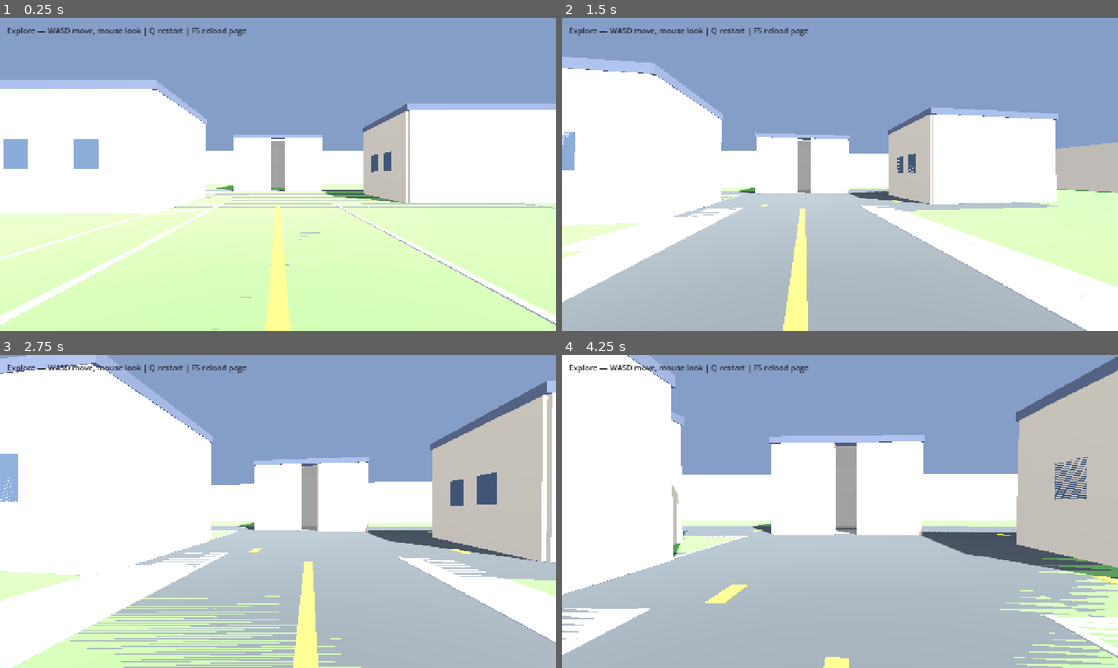
Above: before the commit, frames 1-4 (two rows, left to right).
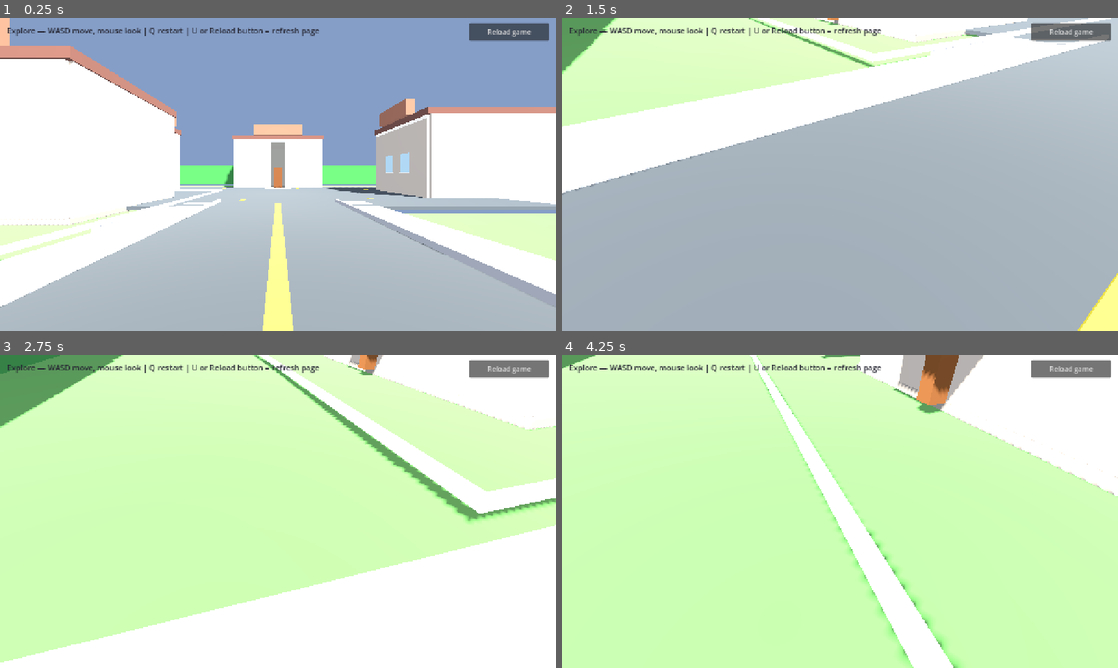
Above: after the commit, the same moments.

Repository: laim-1/LasVegas
Game: Godot game, scene res://scenes/main.tscn
Same seed, same stepped clock (60 frames per second), same inputs: the game is played once before the commit and once after it.
Inputs (mouse positions are in pixels of both pictures, inside the frame that each line leads up to):
- Up to frame 1 (0.25 s): no input
- Up to frame 2 (1.5 s): click (1073, 30) at 0.5 s, where only the run after the commit has a clickable "Reload game"; tap Enter at 1.25 s; move the mouse to (867, 174) at 1.27 s; hold W (move_forward) from 1.28 s (still down); click (867, 174) at 1.42 s
- Up to frame 3 (2.75 s): keep holding W (move_forward); move the mouse to (250, 511) at 2.02 s; click (250, 511) at 2.17 s
- Up to frame 4 (4.25 s): keep holding W (move_forward); move the mouse to (851, 505) at 2.77 s; click (851, 505) at 2.92 s; move the mouse to (834, 517) at 3.52 s; click (834, 517) at 3.67 s

The runs differ from the first frame. In frame 1, 49% of the frame differs, in the area x 0-100%, y 0-100%; in frame 2, 71%; in frame 3, 95%; in frame 4, 97%.

Commit message:
Add Chromebook-friendly reload and fix map visuals
Raise pavement above grass to stop overlap, improve houses with trim and porches, and add U key plus in-game Reload button for web play.

Co-authored-by: Cursor <cursoragent@cursor.com>

Diff:
--- a/godot/project.godot
+++ b/godot/project.godot
@@ -55,7 +55,8 @@
 }
 reload_page={
 "deadzone": 0.5,
-"events": [Object(InputEventKey,"resource_local_to_scene":fa …(140 unchanged characters)… d":false,"keycode":0,"physical_keycode":4194334,"key_label":0,"unicode":0,"location":0,"echo":false,"script":null)
+"events": [Object(InputEventKey,"resource_local_to_scene":fa …(140 unchanged characters)… d":false,"keycode":0,"physical_keycode":85,"key_label":0,"unicode":0,"location":0,"echo":false,"script":null)
+, Object(InputEventKey,"resource_local_to_scene":false,"resource_name":"","device":-1,"window_id":0,"alt_pressed":false,"shift_pressed":false,"ctrl_pressed":false,"meta_pressed":false,"pressed":false,"keycode":0,"physical_keycode":4194334,"key_label":0,"unicode":0,"location":0,"echo":false,"script":null)
 ]
 }
 
--- a/godot/scenes/main.tscn
+++ b/godot/scenes/main.tscn
@@ -88,13 +88,27 @@
 anchor_bottom = 1.0
 grow_horizontal = 2
 grow_vertical = 2
-mouse_filter = 2
+mouse_filter = 1
+
+[node name="ReloadButton" type="Button" parent="UI/HUD"]
+layout_mode = 1
+anchors_preset = 1
+anchor_left = 1.0
+anchor_right = 1.0
+offset_left = -200.0
+offset_top = 12.0
+offset_right = -16.0
+offset_bottom = 52.0
+grow_horizontal = 0
+mouse_filter = 0
+theme_override_font_sizes/font_size = 16
+text = "Reload game"
 
 [node name="StatusLabel" type="Label" parent="UI/HUD"]
 layout_mode = 0
 offset_left = 16.0
 offset_top = 16.0
-offset_right = 900.0
+offset_right = 1060.0
 offset_bottom = 48.0
 theme_override_colors/font_color = Color(0.15, 0.15, 0.2, 1)
 theme_override_font_sizes/font_size = 18
--- a/godot/scripts/game_manager.gd
+++ b/godot/scripts/game_manager.gd
@@ -43,6 +43,10 @@
 		mode = Mode.DEAD
 
 
+func reload_from_ui() -> void:
+	_reload_web_page()
+
+
 func _reload_web_page() -> void:
 	if OS.has_feature("web"):
 		if JavaScriptBridge.eval("typeof window.reloadLasVegasGame === 'function'", true):
@@ -64,7 +68,7 @@
 
 func get_status_text() -> String:
 	if EXPLORE_MODE:
-		return "Explore — WASD move, mouse look | Q restart | F5 reload page"
+		return "Explore — WASD move, mouse look | Q restart | U or Reload button = refresh page"
 	match mode:
 		Mode.PLAYING:
 			var remaining := maxf(0.0, 30.0 - elapsed_seconds)
--- a/godot/scripts/level.gd
+++ b/godot/scripts/level.gd
@@ -8,10 +8,11 @@
 const COL_ASPHALT := Color(0.22, 0.24, 0.26)
 const COL_SIDEWALK := Color(0.55, 0.56, 0.58)
 const COL_GRASS := Color(0.28, 0.45, 0.25)
-const COL_WALL_FAKE := Color(0.62, 0.58, 0.52)
-const COL_WALL_REAL := Color(0.68, 0.55, 0.48)
-const COL_ROOF := Color(0.25, 0.28, 0.35)
-const COL_WINDOW := Color(0.2, 0.25, 0.32)
+const COL_WALL_FAKE := Color(0.58, 0.54, 0.5)
+const COL_WALL_REAL := Color(0.72, 0.62, 0.52)
+const COL_ROOF := Color(0.32, 0.22, 0.2)
+const COL_ROOF_TRIM := Color(0.45, 0.3, 0.25)
+const COL_WINDOW := Color(0.55, 0.7, 0.82)
 const COL_YELLOW_LINE := Color(0.85, 0.75, 0.2)
 const COL_TREE_TRUNK := Color(0.35, 0.22, 0.12)
 const COL_TREE_CANOPY := Color(0.2, 0.42, 0.22)
@@ -19,14 +20,22 @@
 const COL_INTERIOR_FLOOR := Color(0.4, 0.38, 0.35)
 const COL_INTERIOR_WALL := Color(0.5, 0.48, 0.44)
 const COL_CURB := Color(0.48, 0.49, 0.52)
-
-const FLOOR_Y := -0.05
-const FLOOR_THICK := 0.1
-const WALL_Y0 := 0.0
-const WALL_H := 5.0
-const WALL_T := 0.25
-
-# Facing: which world direction the front (door) wall faces.
+const COL_FOUNDATION := Color(0.42, 0.4, 0.38)
+const COL_TRIM := Color(0.88, 0.86, 0.82)
+const COL_DOOR := Color(0.32, 0.2, 0.12)
+const COL_HEDGE := Color(0.18, 0.38, 0.2)
+
+# Grass sits lower; pavement sits on top so they never z-fight.
+const GRASS_Y := -0.14
+const GRASS_THICK := 0.1
+const PAVE_Y := 0.02
+const PAVE_THICK := 0.12
+const GROUND_TOP := PAVE_Y + PAVE_THICK
+
+const WALL_Y0 := GROUND_TOP
+const WALL_H := 5.2
+const WALL_T := 0.28
+
 enum HouseFacing { PLUS_Z, MINUS_Z, PLUS_X, MINUS_X }
 
 var _real_house_center := Vector3.ZERO
@@ -66,9 +75,14 @@
 	add_child(body)
 
 
-func _add_flat_floor(x0: float, z0: float, x1: float, z1: float, color: Color) -> void:
-	var y1 := FLOOR_Y + FLOOR_THICK
-	_add_box(Vector3(x0, FLOOR_Y, z0), Vector3(x1, y1, z1), color)
+func _add_grass(x0: float, z0: float, x1: float, z1: float) -> void:
+	var y1 := GRASS_Y + GRASS_THICK
+	_add_box(Vector3(x0, GRASS_Y, z0), Vector3(x1, y1, z1), COL_GRASS)
+
+
+func _add_pavement(x0: float, z0: float, x1: float, z1: float, color: Color) -> void:
+	var y1 := PAVE_Y + PAVE_THICK
+	_add_box(Vector3(x0, PAVE_Y, z0), Vector3(x1, y1, z1), color)
 
 
 func _add_wall_segment(
@@ -81,8 +95,6 @@
 		door_center: float = INF,
 		door_half_width: float = 0.0
 ) -> void:
-	# axis "x": wall at constant x=fixed, spans z from span_a0 to span_a1, thickness along x = span_b
-	# axis "z": wall at constant z=fixed, spans x from span_a0 to span_a1
 	var y1 := WALL_Y0 + WALL_H
 	if door_half_width > 0.0 and door_center < INF:
 		var d0 := door_center - door_half_width
@@ -103,13 +115,65 @@
 		_add_box(Vector3(span_a0, WALL_Y0, z0), Vector3(span_a1, y1, z1), color)
 
 
-func _add_roof(cx: float, cz: float, half_w: float, half_d: float) -> void:
+func _add_trim_band(axis: String, fixed: float, span_a0: float, span_a1: float, depth: float) -> void:
+	var trim_h := 0.22
+	var y0 := WALL_Y0 + WALL_H - trim_h
+	var y1 := WALL_Y0 + WALL_H
+	if axis == "z":
+		_add_box(
+			Vector3(span_a0, y0, fixed - depth * 0.5),
+			Vector3(span_a1, y1, fixed + depth * 0.5),
+			COL_TRIM
+		)
+	else:
+		_add_box(
+			Vector3(fixed - depth * 0.5, y0, span_a0),
+			Vector3(fixed + depth * 0.5, y1, span_a1),
+			COL_TRIM
+		)
+
+
+func _add_roof(cx: float, cz: float, half_w: float, half_d: float, facing: HouseFacing) -> void:
 	var y0 := WALL_Y0 + WALL_H
-	var y1 := y0 + 0.35
+	var y_main := y0 + 0.42
 	_add_box(
-		Vector3(cx - half_w, y0, cz - half_d),
-		Vector3(cx + half_w, y1, cz + half_d),
+		Vector3(cx - half_w - 0.2, y0, cz - half_d - 0.2),
+		Vector3(cx + half_w + 0.2, y_main, cz + half_d + 0.2),
 		COL_ROOF
+	)
+	# Front gable peak.
+	var gable_h := 1.1
+	var gable_d := 0.55
+	match facing:
+		HouseFacing.PLUS_Z:
+			_add_box(
+				Vector3(cx - half_w * 0.55, y_main, cz + half_d - 0.1),
+				Vector3(cx + half_w * 0.55, y_main + gable_h, cz + half_d + gable_d),
+				COL_ROOF_TRIM
+			)
+		HouseFacing.MINUS_Z:
+			_add_box(
+				Vector3(cx - half_w * 0.55, y_main, cz - half_d - gable_d),
+				Vector3(cx + half_w * 0.55, y_main + gable_h, cz - half_d + 0.1),
+				COL_ROOF_TRIM
+			)
+		HouseFacing.PLUS_X:
+			_add_box(
+				Vector3(cx + half_w - 0.1, y_main, cz - half_d * 0.55),
+				Vector3(cx + half_w + gable_d, y_main + gable_h, cz + half_d * 0.55),
+				COL_ROOF_TRIM
+			)
+		HouseFacing.MINUS_X:
+			_add_box(
+				Vector3(cx - half_w - gable_d, y_main, cz - half_d * 0.55),
+				Vector3(cx - half_w + 0.1, y_main + gable_h, cz + half_d * 0.55),
+				COL_ROOF_TRIM
+			)
+	# Chimney.
+	_add_box(
+		Vector3(cx + half_w * 0.35, y_main, cz - half_d * 0.5),
+		Vector3(cx + half_w * 0.35 + 0.55, y_main + 1.35, cz - half_d * 0.5 + 0.55),
+		COL_FOUNDATION
 	)
 
 
@@ -121,11 +185,11 @@
 		depth: float,
 		count: int
 ) -> void:
-	var win_h := 1.2
-	var win_w := 1.0
-	var y0 := WALL_Y0 + 1.8
+	var win_h := 1.35
+	var win_w := 1.1
+	var y0 := WALL_Y0 + 1.65
 	var y1 := y0 + win_h
-	var margin := 1.2
+	var margin := 1.4
 	var usable := span_a1 - span_a0 - margin * 2.0
 	if count < 1 or usable <= win_w:
 		return
@@ -134,79 +198,145 @@
 		var center_a := span_a0 + margin + step * (float(i) + 0.5)
 		if axis == "z":
 			_add_box(
-				Vector3(center_a - win_w * 0.5, y0, fixed - depth * 0.5),
-				Vector3(center_a + win_w * 0.5, y1, fixed + depth * 0.5),
+				Vector3(center_a - win_w * 0.5, y0, fixed - depth * 0.55),
+				Vector3(center_a + win_w * 0.5, y1, fixed + depth * 0.55),
 				COL_WINDOW
 			)
+			# Window sill.
+			_add_box(
+				Vector3(center_a - win_w * 0.55, y0 - 0.08, fixed - depth * 0.6),
+				Vector3(center_a + win_w * 0.55, y0, fixed + depth * 0.6),
+				COL_TRIM
+			)
 		else:
 			_add_box(
-				Vector3(fixed - depth * 0.5, y0, center_a - win_w * 0.5),
-				Vector3(fixed + depth * 0.5, y1, center_a + win_w * 0.5),
+				Vector3(fixed - depth * 0.55, y0, center_a - win_w * 0.5),
+				Vector3(fixed + depth * 0.55, y1, center_a + win_w * 0.5),
 				COL_WINDOW
 			)
+			_add_box(
+				Vector3(fixed - depth * 0.6, y0 - 0.08, center_a - win_w * 0.55),
+				Vector3(fixed + depth * 0.6, y0, center_a + win_w * 0.55),
+				COL_TRIM
+			)
+
+
+func _add_house_lawn(cx: float, cz: float, half_w: float, half_d: float, facing: HouseFacing) -> void:
+	var pad := 2.2
+	var lx0 := cx - half_w - pad
+	var lx1 := cx + half_w + pad
+	var lz0 := cz - half_d - pad
+	var lz1 := cz + half_d + pad
+	# Keep lawn off the asphalt — shrink toward house on street side.
+	match facing:
+		HouseFacing.PLUS_Z:
+			lz1 = cz + half_d + pad * 0.6
+		HouseFacing.MINUS_Z:
+			lz0 = cz - half_d - pad * 0.6
+		HouseFacing.PLUS_X:
+			lx1 = cx + half_w + pad * 0.6
+		HouseFacing.MINUS_X:
+			lx0 = cx - half_w - pad * 0.6
+	_add_grass(lx0, lz0, lx1, lz1)
+
+
+func _add_house_foundation(cx: float, cz: float, half_w: float, half_d: float) -> void:
+	var fh := 0.35
+	_add_box(
+		Vector3(cx - half_w - 0.15, WALL_Y0 - fh, cz - half_d - 0.15),
+		Vector3(cx + half_w + 0.15, WALL_Y0, cz + half_d + 0.15),
+		COL_FOUNDATION
+	)
+
+
+func _add_porch_at_front(cx: float, cz: float, facing: HouseFacing, half_d: float, enterable: bool) -> void:
+	if not enterable:
+		return
+	var step_h := 0.16
+	var plat_d := 1.2
+	var plat_w := 2.6
+	match facing:
+		HouseFacing.PLUS_Z:
+			var fz := cz + half_d
+			_add_box(Vector3(cx - plat_w * 0.5, WALL_Y0 - step_h, fz), Vector3(cx + plat_w * 0.5, WALL_Y0, fz + step_h), COL_FOUNDATION)
+			_add_box(Vector3(cx - plat_w * 0.5, WALL_Y0, fz + step_h), Vector3(cx + plat_w * 0.5, WALL_Y0 + 0.1, fz + step_h + plat_d), COL_SIDEWALK)
+			# Door.
+			_add_box(Vector3(cx - 0.45, WALL_Y0 + 0.1, fz - 0.08), Vector3(cx + 0.45, WALL_Y0 + 2.15, fz + 0.12), COL_DOOR)
+		HouseFacing.MINUS_Z:
+			var fz2 := cz - half_d - plat_d
+			_add_box(Vector3(cx - plat_w * 0.5, WALL_Y0 - step_h, fz2), Vector3(cx + plat_w * 0.5, WALL_Y0, fz2 + step_h), COL_FOUNDATION)
+			_add_box(Vector3(cx - plat_w * 0.5, WALL_Y0, fz2 + step_h), Vector3(cx + plat_w * 0.5, WALL_Y0 + 0.1, cz - half_d), COL_SIDEWALK)
+		_:
+			pass
 
 
 func _add_house(cx: float, cz: float, facing: HouseFacing, enterable: bool) -> void:
-	var half_w := 4.0
-	var half_d := 3.0
+	var half_w := 4.6
+	var half_d := 3.6
 	var wall_col := COL_WALL_REAL if enterable else COL_WALL_FAKE
-	var door_half := 0.6 if enterable else 0.0
+	var door_half := 0.72 if enterable else 0.0
 
 	if enterable:
 		_real_house_center = Vector3(cx, 0.0, cz)
 
+	_add_house_lawn(cx, cz, half_w, half_d, facing)
+	_add_house_foundation(cx, cz, half_w, half_d)
+
 	match facing:
 		HouseFacing.PLUS_Z:
-			# Door on +Z side (front at cz + half_d)
 			var fz := cz + half_d
 			_add_wall_segment("z", fz, cx - half_w, cx + half_w, WALL_T, wall_col, cx, door_half)
+			_add_trim_band("z", fz, cx - half_w, cx + half_w, WALL_T)
 			_add_wall_segment("z", cz - half_d, cx - half_w, cx + half_w, WALL_T, wall_col)
 			_add_wall_segment("x", cx - half_w, cz - half_d, cz + half_d, WALL_T, wall_col)
 			_add_wall_segment("x", cx + half_w, cz - half_d, cz + half_d, WALL_T, wall_col)
 			if not enterable:
 				_add_windows_on_wall("z", fz, cx - half_w, cx + half_w, WALL_T, 2)
 		HouseFacing.MINUS_Z:
-			var fz := cz - half_d
-			_add_wall_segment("z", fz, cx - half_w, cx + half_w, WALL_T, wall_col, cx, door_half)
+			var fz2 := cz - half_d
+			_add_wall_segment("z", fz2, cx - half_w, cx + half_w, WALL_T, wall_col, cx, door_half)
+			_add_trim_band("z", fz2, cx - half_w, cx + half_w, WALL_T)
 			_add_wall_segment("z", cz + half_d, cx - half_w, cx + half_w, WALL_T, wall_col)
 			_add_wall_segment("x", cx - half_w, cz - half_d, cz + half_d, WALL_T, wall_col)
 			_add_wall_segment("x", cx + half_w, cz - half_d, cz + half_d, WALL_T, wall_col)
 			if not enterable:
-				_add_windows_on_wall("z", fz, cx - half_w, cx + half_w, WALL_T, 2)
+				_add_windows_on_wall("z", fz2, cx - half_w, cx + half_w, WALL_T, 2)
 		HouseFacing.PLUS_X:
 			var fx := cx + half_w
 			_add_wall_segment("x", fx, cz - half_d, cz + half_d, WALL_T, wall_col, cz, door_half)
+			_add_trim_band("x", fx, cz - half_d, cz + half_d, WALL_T)
 			_add_wall_segment("x", cx - half_w, cz - half_d, cz + half_d, WALL_T, wall_col)
 			_add_wall_segment("z", cz - half_d, cx - half_w, cx + half_w, WALL_T, wall_col)
 			_add_wall_segment("z", cz + half_d, cx - half_w, cx + half_w, WALL_T, wall_col)
 			if not enterable:
 				_add_windows_on_wall("x", fx, cz - half_d, cz + half_d, WALL_T, 2)
 		HouseFacing.MINUS_X:
-			var fx := cx - half_w
-			_add_wall_segment("x", fx, cz - half_d, cz + half_d, WALL_T, wall_col, cz, door_half)
+			var fx2 := cx - half_w
+			_add_wall_segment("x", fx2, cz - half_d, cz + half_d, WALL_T, wall_col, cz, door_half)
+			_add_trim_band("x", fx2, cz - half_d, cz + half_d, WALL_T)
 			_add_wall_segment("x", cx + half_w, cz - half_d, cz + half_d, WALL_T, wall_col)
 			_add_wall_segment("z", cz - half_d, cx - half_w, cx + half_w, WALL_T, wall_col)
 			_add_wall_segment("z", cz + half_d, cx - half_w, cx + half_w, WALL_T, wall_col)
 			if not enterable:
-				_add_windows_on_wall("x", fx, cz - half_d, cz + half_d, WALL_T, 2)
-
-	_add_roof(cx, cz, half_w + 0.15, half_d + 0.15)
+				_add_windows_on_wall("x", fx2, cz - half_d, cz + half_d, WALL_T, 2)
+
+	_add_roof(cx, cz, half_w, half_d, facing)
+	_add_porch_at_front(cx, cz, facing, half_d, enterable)
 
 	if enterable:
 		_build_house_interior(cx, cz, facing, half_w, half_d)
 
 
 func _build_house_interior(cx: float, cz: float, facing: HouseFacing, half_w: float, half_d: float) -> void:
-	var inset := 0.35
+	var inset := 0.4
 	var ix0 := cx - half_w + inset
 	var ix1 := cx + half_w - inset
 	var iz0 := cz - half_d + inset
 	var iz1 := cz + half_d - inset
-	var iy1 := WALL_Y0 + WALL_H - 0.2
-
-	_add_flat_floor(ix0, iz0, ix1, iz1, COL_INTERIOR_FLOOR)
-
-	# Interior walls (leave front open where door is)
+	var iy1 := WALL_Y0 + WALL_H - 0.25
+
+	_add_pavement(ix0, iz0, ix1, iz1, COL_INTERIOR_FLOOR)
+
 	match facing:
 		HouseFacing.PLUS_Z:
 			_add_wall_segment("z", iz0, ix0, ix1, WALL_T, COL_INTERIOR_WALL)
@@ -225,7 +355,6 @@
 			_add_wall_segment("z", iz0, ix0, ix1, WALL_T, COL_INTERIOR_WALL)
 			_add_wall_segment("z", iz1, ix0, ix1, WALL_T, COL_INTERIOR_WALL)
 
-	# Low ceiling
 	var cy := iy1
 	_add_box(Vector3(ix0, cy, iz0), Vector3(ix1, cy + 0.15, iz1), COL_INTERIOR_WALL)
 
@@ -236,49 +365,54 @@
 
 
 func _add_world_bounds() -> void:
-	var y1 := WALL_Y0 + WALL_H
-	var t := WALL_T
-	# Perimeter fence so player cannot walk off the map.
-	_add_box(Vector3(-32.0, WALL_Y0, -14.0), Vector3(-31.0, y1, 26.0), COL_WALL_FAKE)
-	_add_box(Vector3(31.0, WALL_Y0, -14.0), Vector3(32.0, y1, 26.0), COL_WALL_FAKE)
-	_add_box(Vector3(-32.0, WALL_Y0, -14.0), Vector3(32.0, y1, -13.0), COL_WALL_FAKE)
-	_add_box(Vector3(-32.0, WALL_Y0, 25.0), Vector3(32.0, y1, 26.0), COL_WALL_FAKE)
+	var hedge_h := 2.8
+	var y1 := WALL_Y0 + hedge_h
+	var t := 0.35
+	_add_box(Vector3(-32.0, WALL_Y0, -14.0), Vector3(-31.0 + t, y1, 26.0), COL_HEDGE)
+	_add_box(Vector3(31.0 - t, WALL_Y0, -14.0), Vector3(32.0, y1, 26.0), COL_HEDGE)
+	_add_box(Vector3(-32.0, WALL_Y0, -14.0), Vector3(32.0, y1, -13.0 + t), COL_HEDGE)
+	_add_box(Vector3(-32.0, WALL_Y0, 25.0 - t), Vector3(32.0, y1, 26.0), COL_HEDGE)
+
+
+func _add_yards_and_lawns() -> void:
+	# Grass lots between road and houses (not under pavement).
+	_add_grass(-30.0, -14.0, 30.0, -8.0)
+	_add_grass(-30.0, 11.0, 30.0, 26.0)
+	_add_grass(-30.0, -8.0, -14.5, 11.0)
+	_add_grass(14.5, -8.0, 30.0, 11.0)
+	_add_grass(-30.0, -8.0, 30.0, -6.5)
+	_add_grass(-30.0, 10.5, 30.0, 11.0)
 
 
 func _add_street_and_culdesac() -> void:
-	# Base grass for whole neighborhood.
-	_add_flat_floor(-30.0, -14.0, 30.0, 26.0, COL_GRASS)
-
-	# Main street (south approach) — z 8..24, 6m wide.
-	_add_flat_floor(-3.0, 8.0, 3.0, 24.0, COL_ASPHALT)
-
-	# Cul-de-sac bowl — wide asphalt loop north of main street.
-	_add_flat_floor(-13.0, -6.0, 13.0, 10.0, COL_ASPHALT)
-	# Connect arms to main street.
-	_add_flat_floor(-13.0, 6.0, -3.5, 10.0, COL_ASPHALT)
-	_add_flat_floor(3.5, 6.0, 13.0, 10.0, COL_ASPHALT)
-
-	# Sidewalks along main street.
-	var sw := 1.4
-	_add_flat_floor(-3.0 - sw, 8.0, -3.0, 24.0, COL_SIDEWALK)
-	_add_flat_floor(3.0, 8.0, 3.0 + sw, 24.0, COL_SIDEWALK)
-
-	# Sidewalk around cul-de-sac outer edge (partial).
-	_add_flat_floor(-14.4, -4.0, -13.0, 8.0, COL_SIDEWALK)
-	_add_flat_floor(13.0, -4.0, 14.4, 8.0, COL_SIDEWALK)
-
-	# Curbs (thin strips).
-	var curb_t := 0.12
-	_add_box(Vector3(-3.0, FLOOR_Y, 8.0), Vector3(-2.85, FLOOR_Y + curb_t, 24.0), COL_CURB)
-	_add_box(Vector3(2.85, FLOOR_Y, 8.0), Vector3(3.0, FLOOR_Y + curb_t, 24.0), COL_CURB)
+	_add_yards_and_lawns()
+
+	# Main street (south approach).
+	_add_pavement(-3.2, 8.0, 3.2, 24.0, COL_ASPHALT)
+
+	# Cul-de-sac bowl.
+	_add_pavement(-13.5, -6.5, 13.5, 10.0, COL_ASPHALT)
+	_add_pavement(-13.5, 6.0, -3.6, 10.0, COL_ASPHALT)
+	_add_pavement(3.6, 6.0, 13.5, 10.0, COL_ASPHALT)
+
+	# Sidewalks.
+	var sw := 1.5
+	_add_pavement(-3.2 - sw, 8.0, -3.2, 24.0, COL_SIDEWALK)
+	_add_pavement(3.2, 8.0, 3.2 + sw, 24.0, COL_SIDEWALK)
+	_add_pavement(-15.0, -4.0, -13.5, 8.0, COL_SIDEWALK)
+	_add_pavement(13.5, -4.0, 15.0, 8.0, COL_SIDEWALK)
+
+	# Curbs on top of pavement.
+	var curb_y := PAVE_Y + PAVE_THICK
+	var curb_t := 0.14
+	_add_box(Vector3(-3.2, curb_y, 8.0), Vector3(-3.05, curb_y + curb_t, 24.0), COL_CURB)
+	_add_box(Vector3(3.05, curb_y, 8.0), Vector3(3.2, curb_y + curb_t, 24.0), COL_CURB)
 
 
 func _add_street_markings() -> void:
-	var line_y := FLOOR_Y + FLOOR_THICK + 0.01
-	var line_h := 0.02
-	# Center line on main street.
-	_add_box(Vector3(-0.12, line_y, 9.0), Vector3(0.12, line_y + line_h, 23.0), COL_YELLOW_LINE)
-	# Cul-de-sac ring hint (broken segments).
+	var line_y := PAVE_Y + PAVE_THICK + 0.02
+	var line_h := 0.025
+	_add_box(Vector3(-0.14, line_y, 9.0), Vector3(0.14, line_y + line_h, 23.0), COL_YELLOW_LINE)
 	for i in 8:
 		var ang := float(i) / 8.0 * TAU + 0.2
 		var rx := cos(ang) * 10.0
@@ -287,24 +421,21 @@
 
 
 func _add_park() -> void:
-	# Park block northwest.
 	var px0 := -22.0
 	var px1 := -5.0
 	var pz0 := 0.0
 	var pz1 := 16.0
-	_add_flat_floor(px0, pz0, px1, pz1, COL_GRASS)
-
-	# Sidewalk from main street to park.
-	_add_flat_floor(-5.0, 10.0, -3.0, 14.0, COL_SIDEWALK)
-
-	# Park border curb.
-	var curb_t := 0.12
-	_add_box(Vector3(px0, FLOOR_Y, pz0), Vector3(px1, FLOOR_Y + curb_t, pz0 + curb_t), COL_CURB)
-	_add_box(Vector3(px0, FLOOR_Y, pz1 - curb_t), Vector3(px1, FLOOR_Y + curb_t, pz1), COL_CURB)
-	_add_box(Vector3(px0, FLOOR_Y, pz0), Vector3(px0 + curb_t, FLOOR_Y + curb_t, pz1), COL_CURB)
-	_add_box(Vector3(px1 - curb_t, FLOOR_Y, pz0), Vector3(px1, FLOOR_Y + curb_t, pz1), COL_CURB)
-
-	# Trees.
+	_add_grass(px0, pz0, px1, pz1)
+
+	_add_pavement(-5.0, 10.0, -3.2, 14.0, COL_SIDEWALK)
+
+	var curb_y := PAVE_Y + PAVE_THICK
+	var curb_t := 0.14
+	_add_box(Vector3(px0, curb_y, pz0), Vector3(px1, curb_y + curb_t, pz0 + curb_t), COL_CURB)
+	_add_box(Vector3(px0, curb_y, pz1 - curb_t), Vector3(px1, curb_y + curb_t, pz1), COL_CURB)
+	_add_box(Vector3(px0, curb_y, pz0), Vector3(px0 + curb_t, curb_y + curb_t, pz1), COL_CURB)
+	_add_box(Vector3(px1 - curb_t, curb_y, pz0), Vector3(px1, curb_y + curb_t, pz1), COL_CURB)
+
 	_add_tree(-18.0, 4.0)
 	_add_tree(-14.0, 10.0)
 	_add_tree(-19.0, 13.0)
@@ -312,18 +443,15 @@
 	_add_tree(-16.0, 7.5)
 	_add_tree(-12.0, 13.0)
 
-	# Bench.
 	_add_box(Vector3(-15.0, WALL_Y0, 5.0), Vector3(-12.0, WALL_Y0 + 0.45, 5.6), COL_BENCH)
 
 
 func _add_houses() -> void:
-	# Enterable house at cul-de-sac dead end (north) — door faces south (+Z) toward approach.
-	_add_house(0.0, -4.0, HouseFacing.PLUS_Z, true)
-
-	# Fake houses on the loop.
-	_add_house(-11.0, 5.0, HouseFacing.PLUS_X, false)
-	_add_house(11.0, 5.0, HouseFacing.MINUS_X, false)
-	_add_house(-9.0, 8.0, HouseFacing.PLUS_Z, false)
+	# Set back from the cul-de-sac asphalt.
+	_add_house(0.0, -7.5, HouseFacing.PLUS_Z, true)
+	_add_house(-14.0, 2.5, HouseFacing.PLUS_X, false)
+	_add_house(14.0, 2.5, HouseFacing.MINUS_X, false)
+	_add_house(-11.5, 9.0, HouseFacing.PLUS_Z, false)
 
 
 func _build_neighborhood() -> void:
--- a/godot/scripts/main.gd
+++ b/godot/scripts/main.gd
@@ -1,13 +1,19 @@
 extends Node3D
 
 @onready var _hud: Label = $UI/HUD/StatusLabel
+@onready var _reload_btn: Button = $UI/HUD/ReloadButton
 @onready var _level: HorrorLevel = $Level
 @onready var _player: CharacterBody3D = $Player
 
 
 func _ready() -> void:
 	_player.global_position = _level.get_player_spawn()
+	_reload_btn.pressed.connect(_on_reload_pressed)
 
 
 func _process(_delta: float) -> void:
 	_hud.text = GameManager.get_status_text()
+
+
+func _on_reload_pressed() -> void:
+	GameManager.reload_from_ui()
Not shown, changed: scripts/patch_web_export.py
